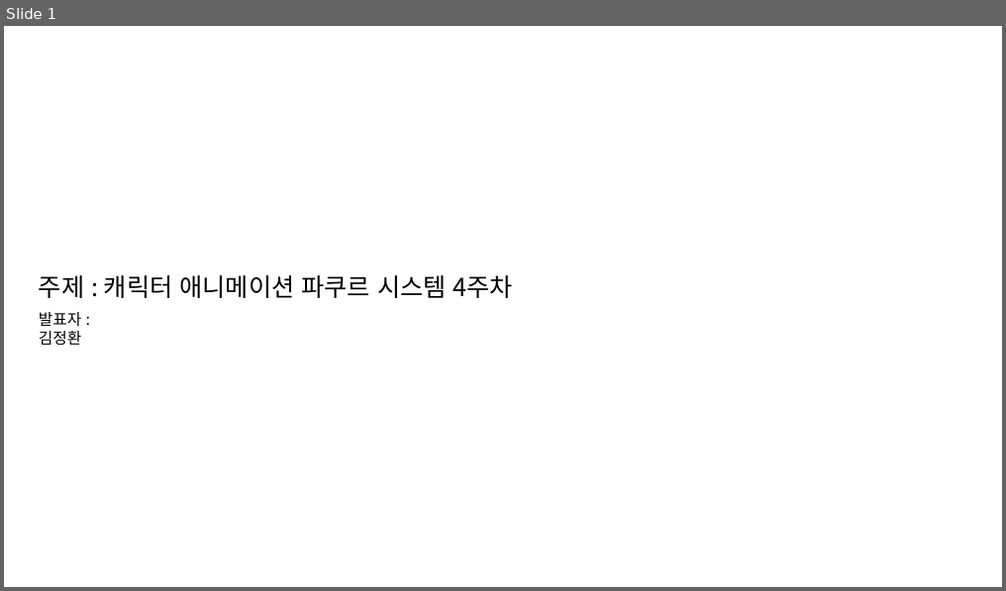
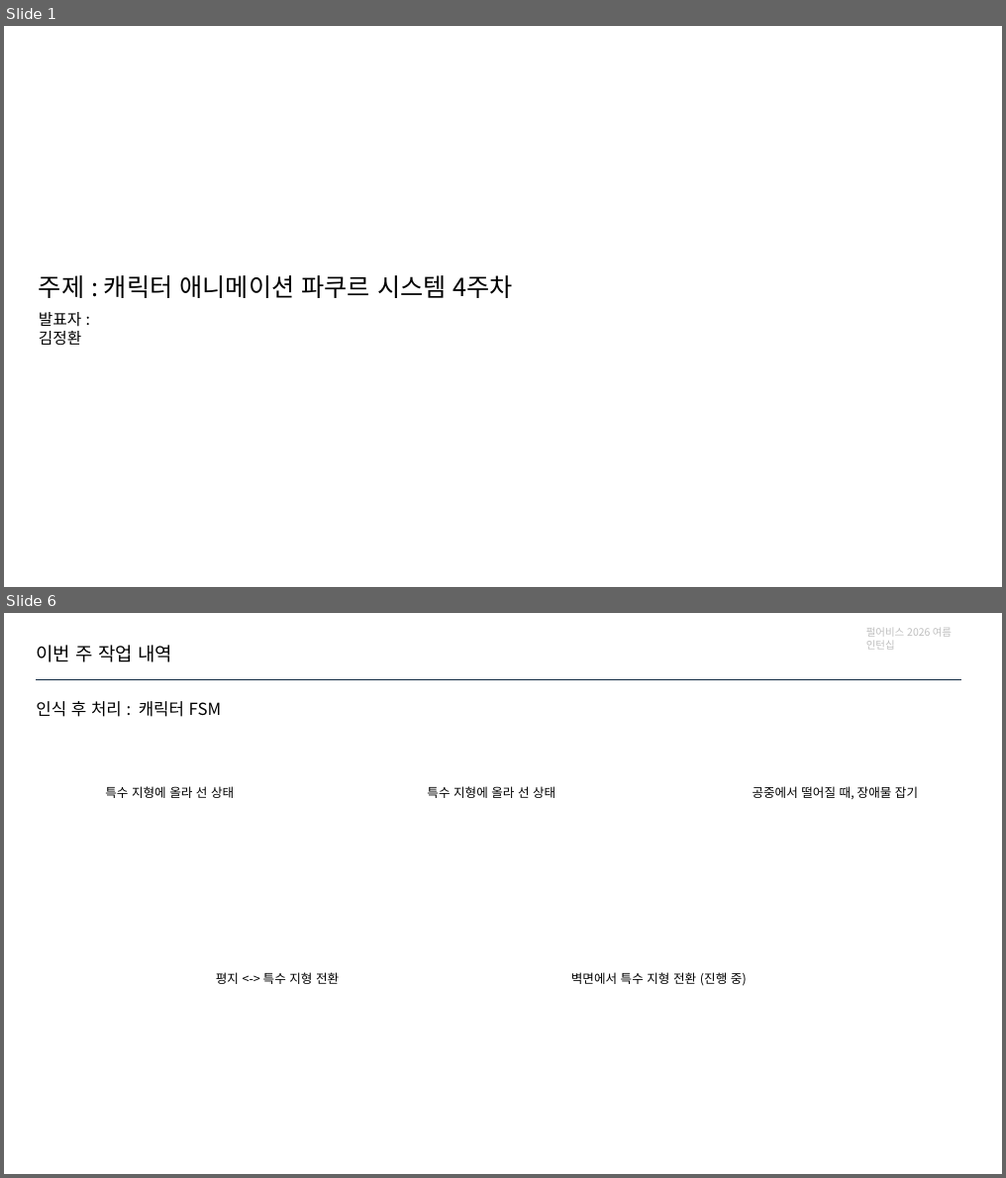
Before and after one commit to jhk0701/PA26-Character-Animation-Parkour, a slide deck: PPT/week4.pptx. Shown one above the other, each under a label of ours: slide 1 before the commit, slides 1 and 6 after it; the slides between them are not shown. The pictures are 1006x591 and 1006x1178 pixels, drawn with LibreOffice and Linux fonts; fonts in the diff are those of the drawing. Boxes give left, top, right and bottom in pixels: in the first picture for what was removed or moved away, otherwise in the second. Text is boxed around its words. In the diff, an @@ line names an element or a change of style, - is before the commit and + after.

```diff
--- a/PPT/week4.pptx
+++ b/PPT/week4.pptx
@@ slide 6 added at [4,613,1002,1174], background #FFFFFF @@
@@ text added at [866,628,951,650], 10 pt, text #BFBFBF @@
+펄어비스 2026 여름 인턴십
@@ text added at [36,645,172,663], 18 pt, text #000000 @@
+이번 주 작업 내역
@@ text added at [36,701,221,717], 16 pt, text #000000 @@
+인식 후 처리 : 캐릭터 FSM
@@ line added from (36, 680) to (961, 680), #0E2841 1.5 pt @@
@@ text added at [105,786,234,798], 12 pt, text #000000 @@
+특수 지형에 올라 선 상태
@@ text added at [427,786,555,798], 12 pt, text #000000 @@
+특수 지형에 올라 선 상태
@@ text added at [752,786,918,799], 12 pt, text #000000 @@
+공중에서 떨어질 때, 장애물 잡기
@@ text added at [216,972,339,984], 12 pt, text #000000 @@
+평지 <-> 특수 지형 전환
@@ text added at [571,972,746,986], 12 pt, text #000000 @@
+벽면에서 특수 지형 전환 (진행 중)
```
Also in this commit, not shown: 5 slides changed, 2 other slides added.
